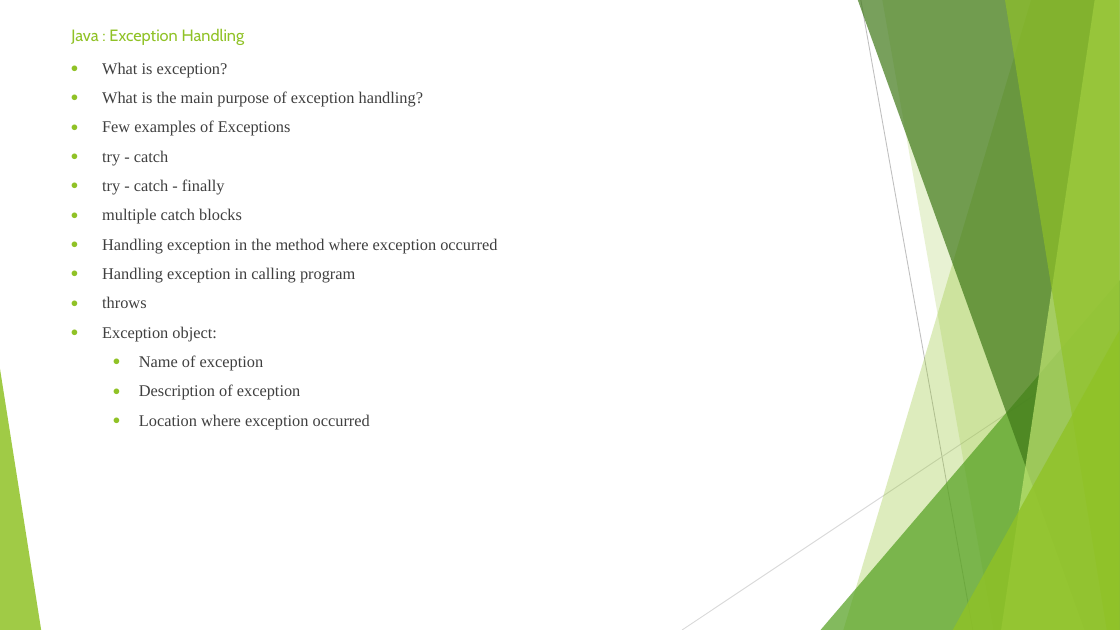
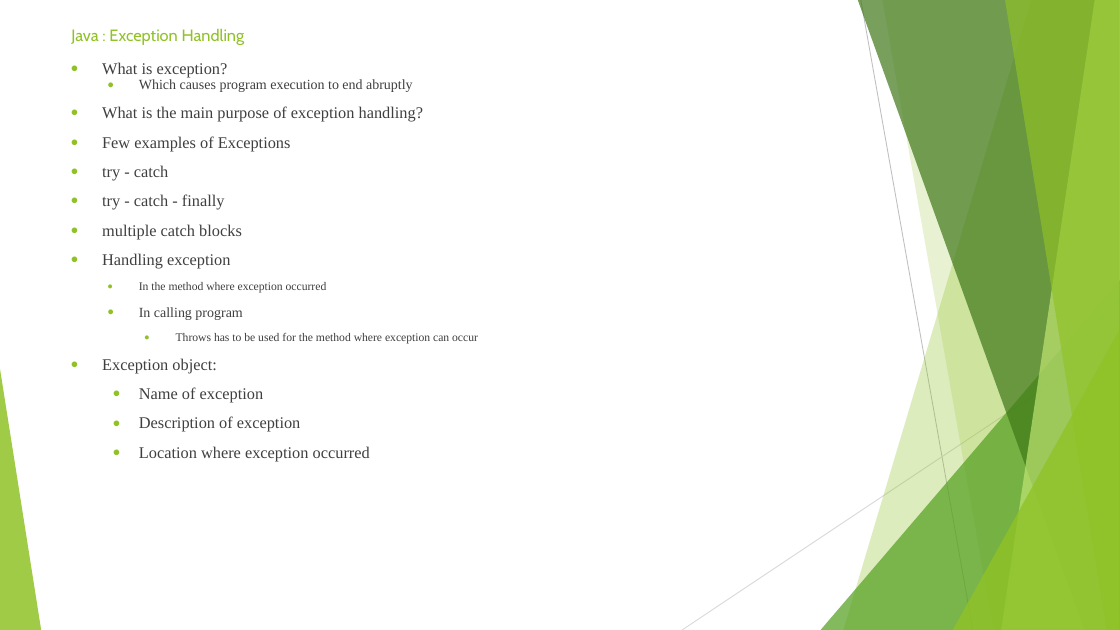
Before and after one commit to sidissir/mk-java-training, a slide deck: slide 25 of AutomationPPT.pptx. Drawn at 1120x630 pixels with LibreOffice and Linux fonts; fonts in the diff are those of the drawing. Boxes give left, top, right and bottom in pixels: in the first picture for what was removed or moved away, otherwise in the second. Text is boxed around its words. In the diff, an @@ line names an element or a change of style, - is before the commit and + after.

Commit message:
exception handling

```diff
--- a/AutomationPPT.pptx
+++ b/AutomationPPT.pptx
@@ text at [139, 79, 413, 92]: paragraph added @@
+  ● Which causes program execution to end abruptly
@@ text at [102, 253, 478, 344]: text changed; size 14 to 10 pt @@
-● Handling exception in the method where exception occurred
-● Handling exception in calling program
-● throws
+● Handling exception
+  ● In the method where exception occurred
+  ● In calling program
+    ● Throws has to be used for the method where exception can occur
```
Also in this commit, not shown: 14 other files.
